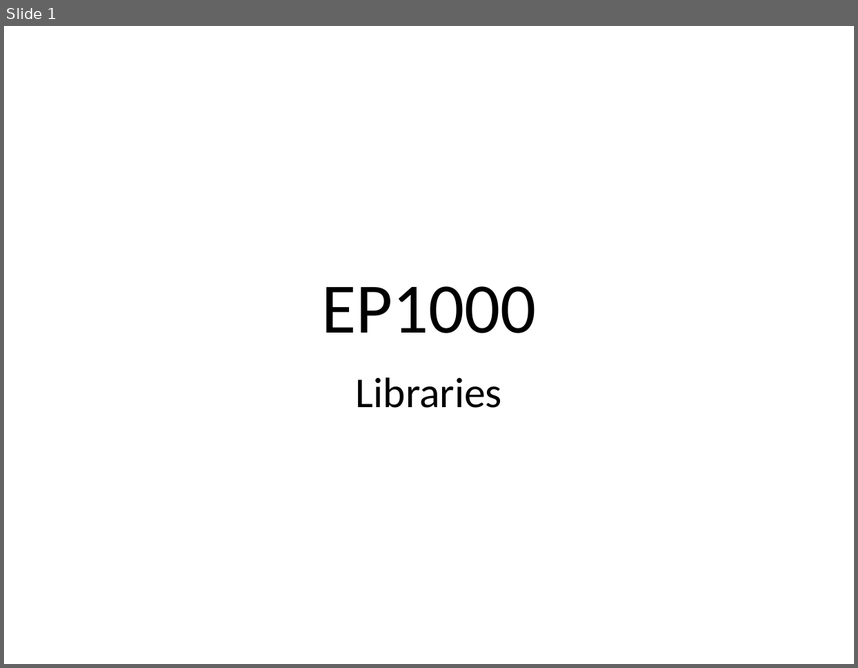
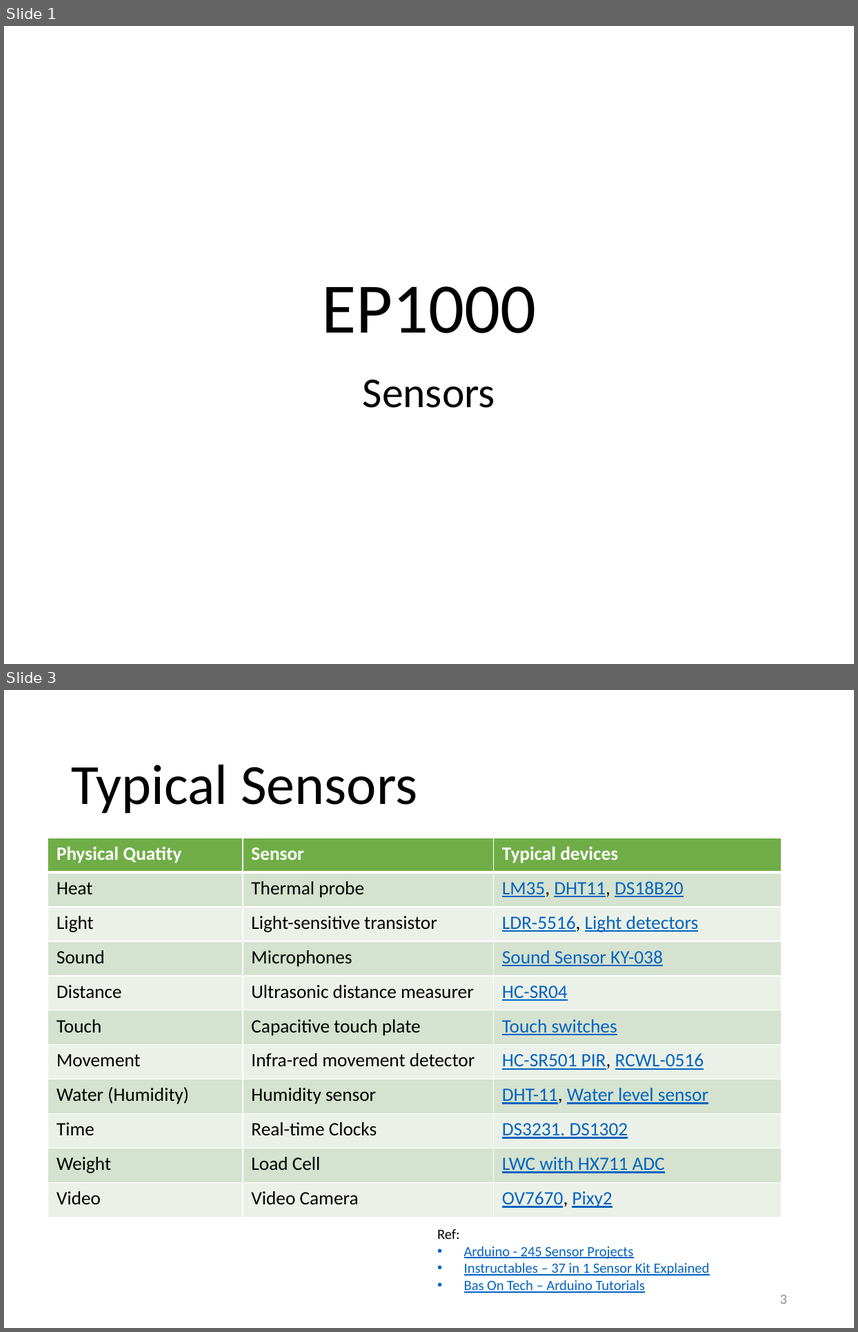
Before and after one commit to RDorville/digfab, a slide deck: presentations/ep1000_sensors/ep1000_sensors.pptx. Shown one above the other, each under a label of ours: slide 1 before the commit, slides 1 and 3 after it; the slides between them are not shown. The pictures are 858x668 and 858x1332 pixels, drawn with LibreOffice and Linux fonts; fonts in the diff are those of the drawing; background and template pictures are left out. Boxes give left, top, right and bottom in pixels: in the first picture for what was removed or moved away, otherwise in the second. Text is boxed around its words. In the diff, an @@ line names an element or a change of style, - is before the commit and + after.

Commit message:
added ep1000 sensors

```diff
--- a/presentations/ep1000_sensors/ep1000_sensors.pptx
+++ b/presentations/ep1000_sensors/ep1000_sensors.pptx
@@ slide 3 added at [4,690,854,1328], background #FFFFFF @@
@@ title added at [71,765,417,814], 48 pt, text #000000 @@
+Typical Sensors
@@ table added at [48,838,781,1217], 11 rows, 3 columns @@
+Physical Quatity | Sensor | Typical devices
+Heat | Thermal probe | LM35, DHT11, DS18B20
+Light | Light-sensitive transistor | LDR-5516, Light detectors
+Sound | Microphones | Sound Sensor KY-038
+Distance | Ultrasonic distance measurer | HC-SR04
+Touch | Capacitive touch plate | Touch switches
+Movement | Infra-red movement detector | HC-SR501 PIR, RCWL-0516
+Water (Humidity) | Humidity sensor | DHT-11, Water level sensor
+Time | Real-time Clocks | DS3231. DS1302
+Weight | Load Cell | LWC with HX711 ADC
+Video | Video Camera | OV7670, Pixy2
@@ text added at [437,1229,710,1292], 12 pt, text #0563C1, underline @@
+Ref:
+• Arduino - 245 Sensor Projects
+• Instructables – 37 in 1 Sensor Kit Explained
+• Bas On Tech – Arduino Tutorials
@@ page number added at [780,1294,787,1303], 12 pt, text #8C8C8C @@
+3
@@ slide 1 changed as well @@
@@ subtitle at [363,379,495,408]: text changed @@
-Libraries
+Sensors
```
Also in this commit, not shown: 2 other slides changed, 12 other slides added, 6 slides removed, 11 other files.
